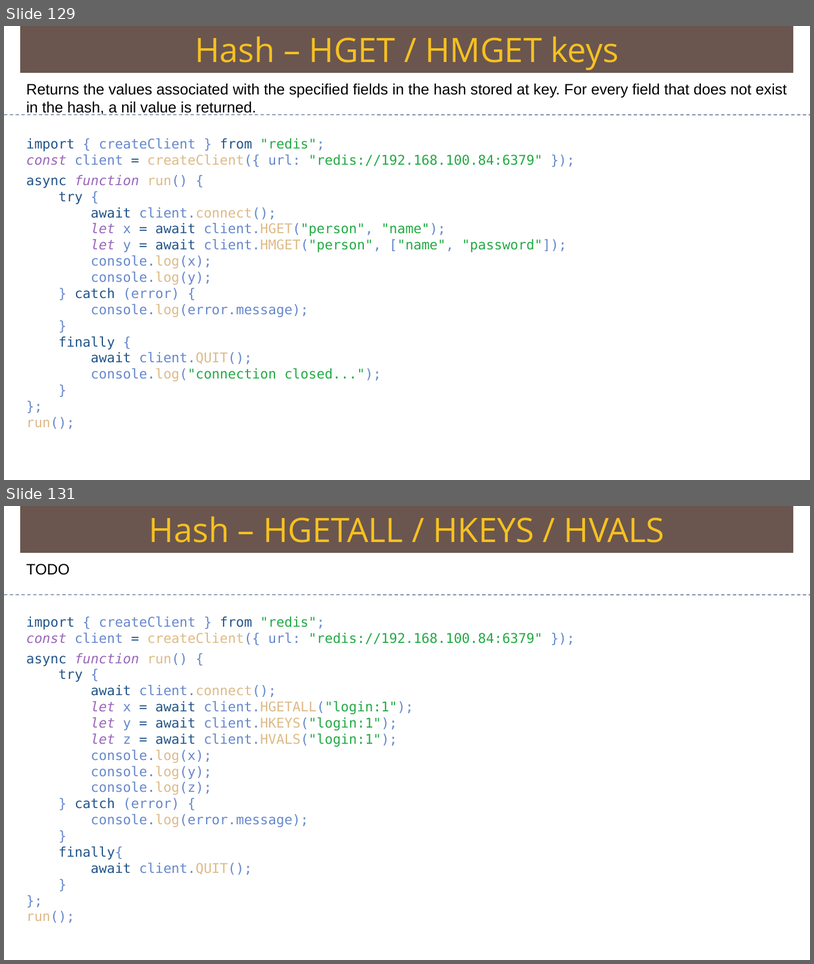
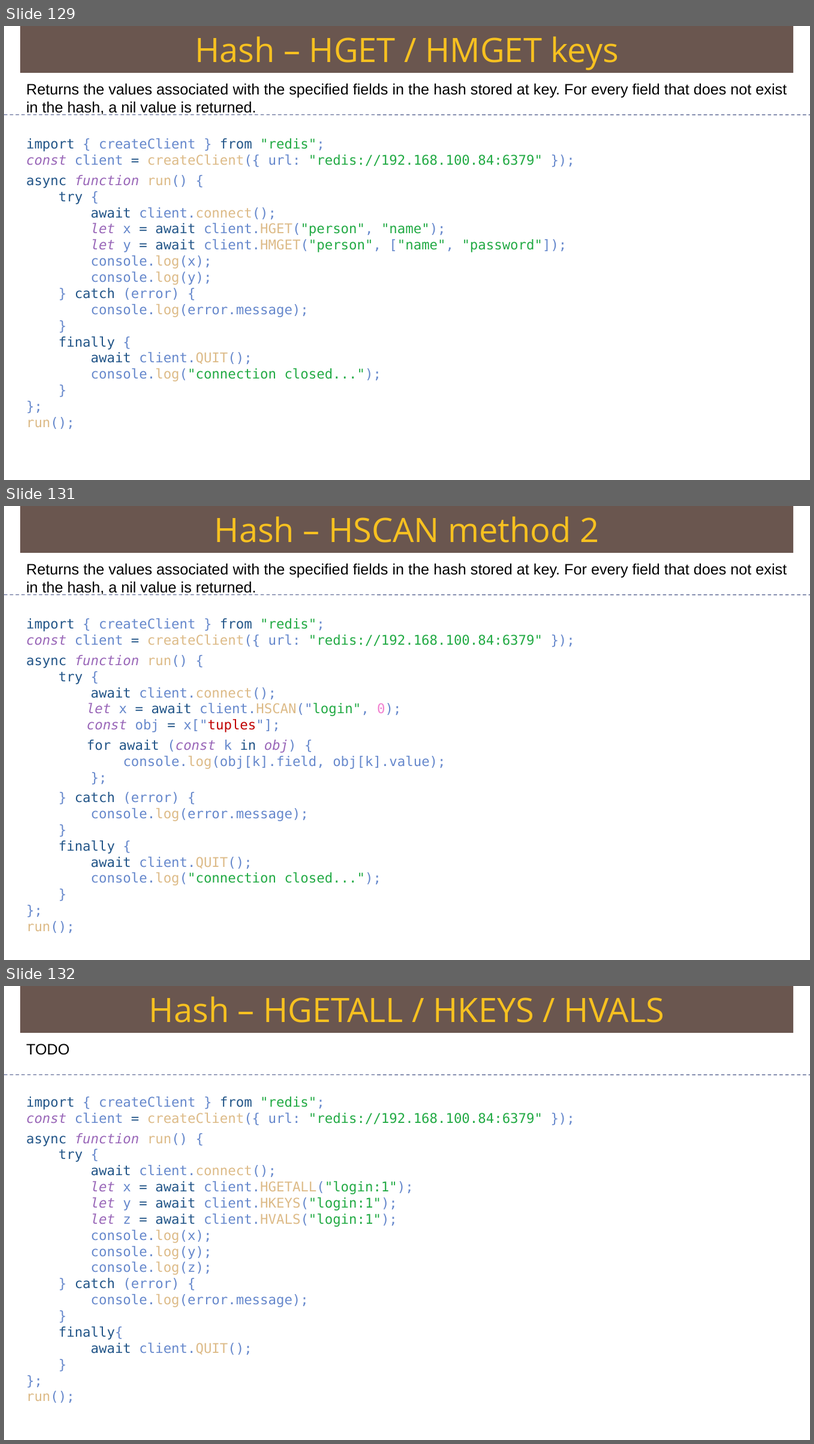
Before and after one commit to Saleel-Bagde/PPT-s, a slide deck: redis Ver2.pptx. Shown one above the other, each under a label of ours: slides 129 and 131 before the commit, slides 129, 131 and 132 after it; the slides between them are not shown. The pictures are 814x964 and 814x1444 pixels, drawn with LibreOffice and Linux fonts; fonts in the diff are those of the drawing. Boxes give left, top, right and bottom in pixels: in the first picture for what was removed or moved away, otherwise in the second. Text is boxed around its words. In the diff, an @@ line names an element or a change of style, - is before the commit and + after.

```diff
--- a/redis Ver2.pptx
+++ b/redis Ver2.pptx
@@ slide 131 added at <box>4,506,810,960</box>, background #FFFFFF @@
@@ rectangle added at <box>20,506,794,553</box>, fill #6A5650, 40 pt, text #F7C120 @@
+Hash – HSCAN method 2
@@ text added at <box>26,563,787,595</box>, 18 pt, text #000000 @@
+Returns the values associated with the specified fields in the hash stored at key. For every field that does not exist in the hash, a nil value is returned.
@@ line added from (4, 595) to (810, 595), #6E78A0 0.99 pt dashed @@
@@ text added at <box>26,618,543,933</box>, 16 pt, text #6688CC @@
+import { createClient } from "redis";
+const client = createClient({ url: "redis://192.168.100.84:6379" });
+async function run() {
+try {
+await client.connect();
+let x = await client.HSCAN("login", 0);
+const obj = x["tuples"];
+for await (const k in obj) {
+console.log(obj[k].field, obj[k].value);
+};
+} catch (error) {
+console.log(error.message);
+}
+finally {
+await client.QUIT();
+console.log("connection closed...");
+}
+};
+run();
@@ what was slide 131 is now slide 132 @@
```
Also in this commit, not shown: 1 slide changed.
